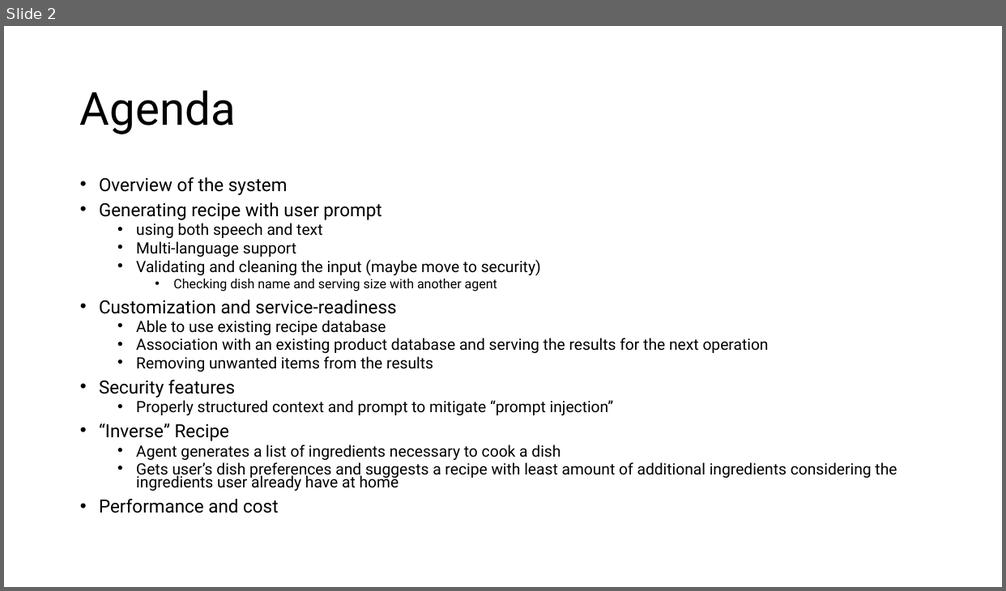
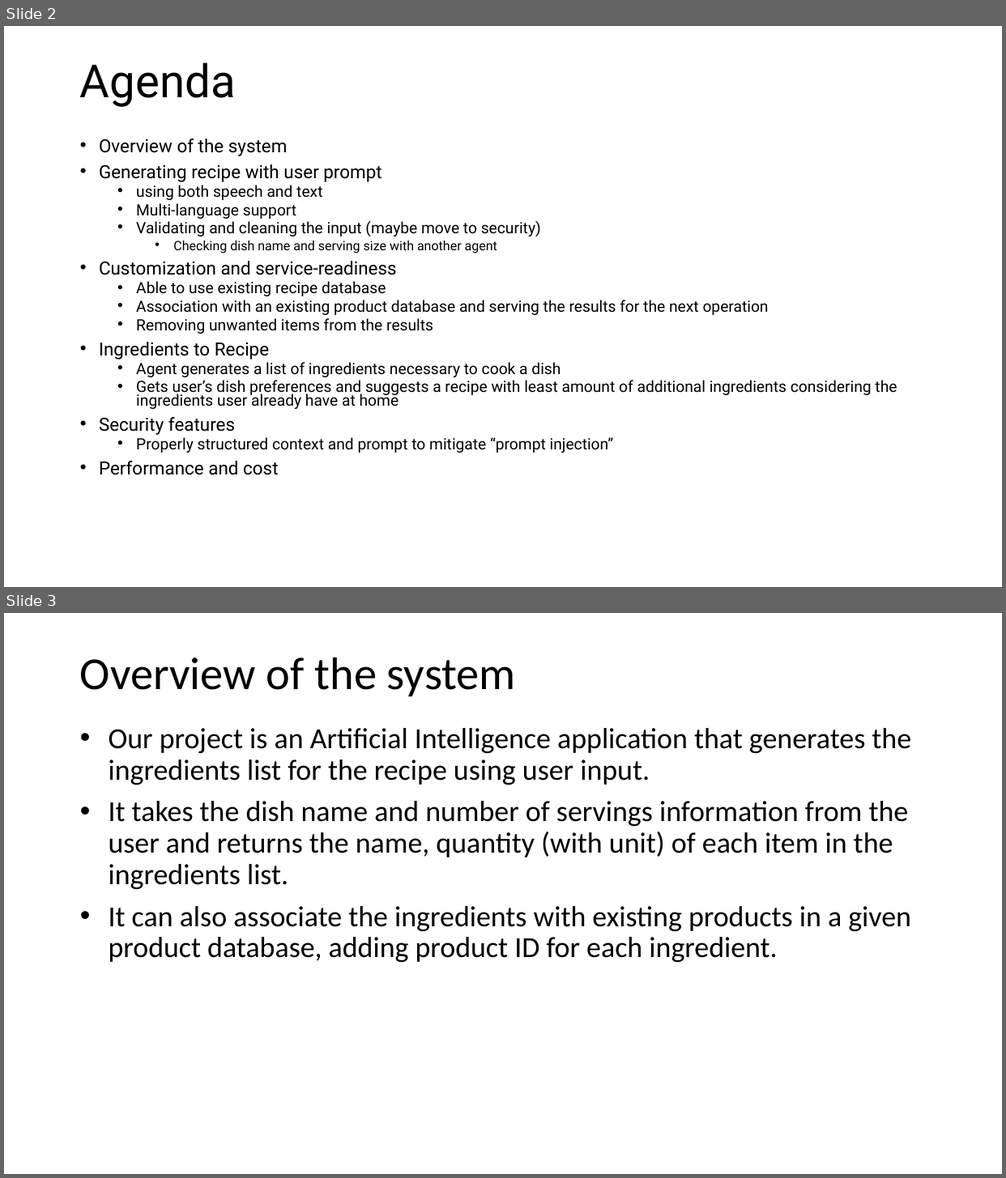
Before and after one commit to deepnetworkgmbh/generative-ai, a slide deck: recipe_generation/Presentation.pptx. Shown one above the other, each under a label of ours: slide 2 before the commit, slides 2 and 3 after it. The pictures are 1006x591 and 1006x1178 pixels, drawn with LibreOffice and Linux fonts; fonts in the diff are those of the drawing. Boxes give left, top, right and bottom in pixels: in the first picture for what was removed or moved away, otherwise in the second. Text is boxed around its words. In the diff, an @@ line names an element or a change of style, - is before the commit and + after.

```diff
--- a/recipe_generation/Presentation.pptx
+++ b/recipe_generation/Presentation.pptx
@@ slide 3 added at (x1=4, y1=613, x2=1002, y2=1174), background #FFFFFF @@
@@ title added at (x1=80, y1=657, x2=516, y2=696), 44 pt, text #000000 @@
+Overview of the system
@@ text added at (x1=108, y1=728, x2=911, y2=962), 28 pt, text #000000 @@
+• Our project is an Artificial Intelligence application that generates the ingredients list for the recipe using user input.
+• It takes the dish name and number of servings information from the user and returns the name, quantity (with unit) of each item in the ingredients list.
+• It can also associate the ingredients with existing products in a given product database, adding product ID for each ingredient.
@@ slide 2 changed as well @@
@@ title "Agenda" moved from (x1=80, y1=90, x2=236, y2=135) to (x1=80, y1=62, x2=236, y2=107) @@
@@ text "Overview of the system" moved from (x1=99, y1=177, x2=897, y2=514) to (x1=99, y1=139, x2=897, y2=476) @@
@@ text at (x1=99, y1=342, x2=897, y2=409): paragraphs added @@
+• Ingredients to Recipe
+  • Agent generates a list of ingredients necessary to cook a dish
+  • Gets user’s dish preferences and suggests a recipe with least amount of additional ingredients considering the ingredients user already have at home
@@ text at (x1=99, y1=424, x2=897, y2=491): paragraphs removed @@
-• “Inverse” Recipe
-  • Agent generates a list of ingredients necessary to cook a dish
-  • Gets user’s dish preferences and suggests a recipe with least amount of additional ingredients considering the ingredients user already have at home
```
Also in this commit, not shown: 13 other slides added, 2 other files.
